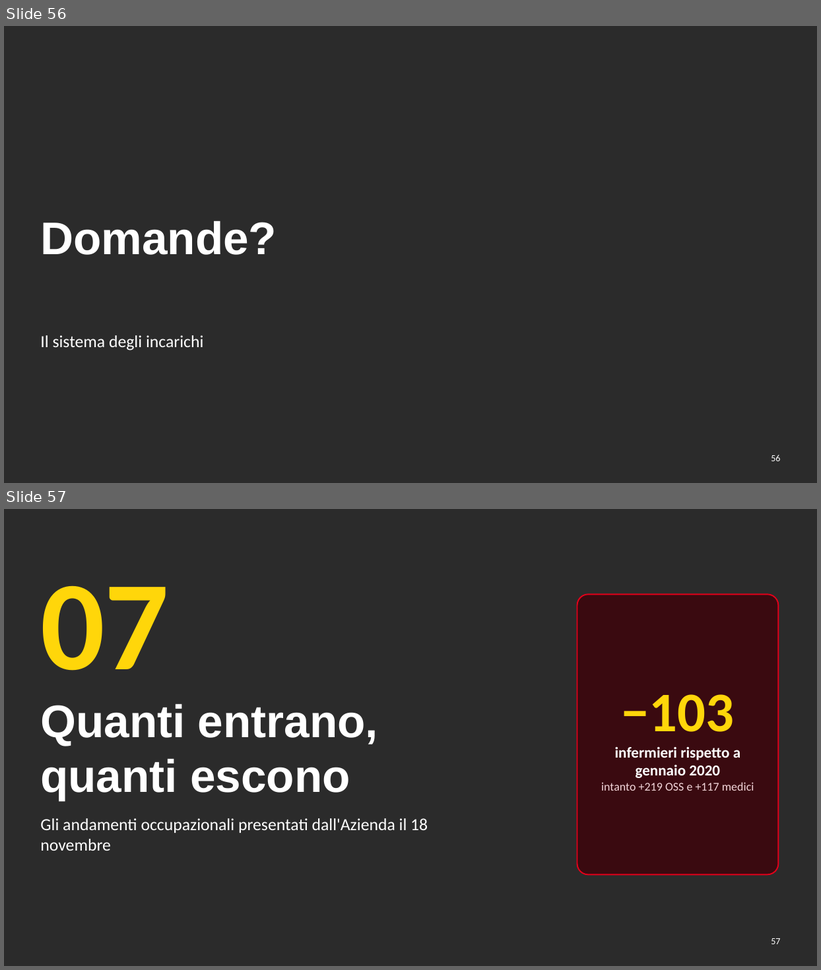
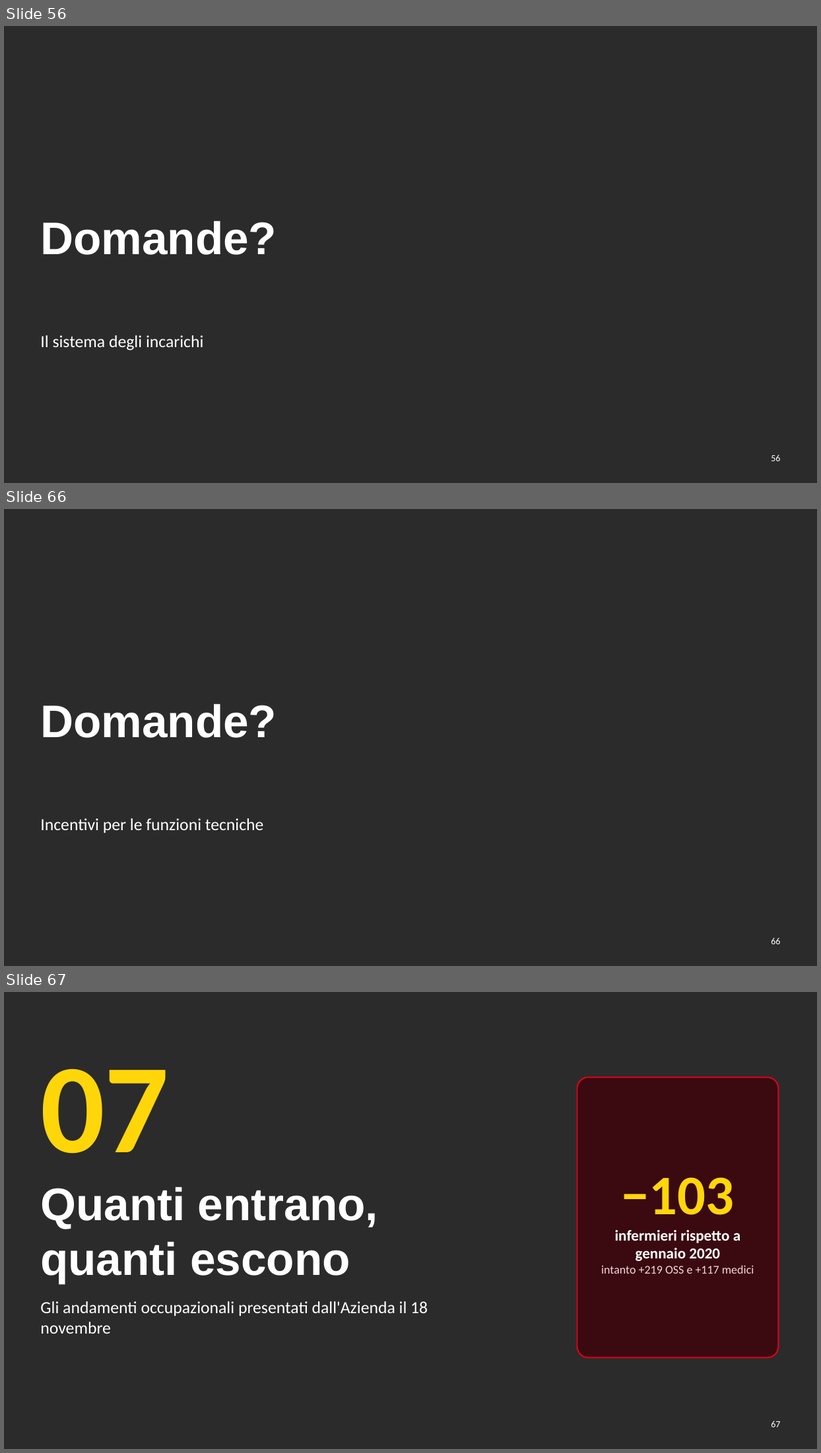
Before and after one commit to aki1806-droid/Prove, a slide deck: produzione/assemblea-2026-12-07/slide/assemblea-2026-12-07.pptx. Shown one above the other, each under a label of ours: slides 56 and 57 before the commit, slides 56, 66 and 67 after it; the slides between them are not shown. The pictures are 821x970 and 821x1453 pixels, drawn with LibreOffice and Linux fonts; fonts in the diff are those of the drawing; background and template pictures are left out; a plain dark background stands for a picture behind light text. Boxes give left, top, right and bottom in pixels: in the first picture for what was removed or moved away, otherwise in the second. Text is boxed around its words. In the diff, an @@ line names an element or a change of style, - is before the commit and + after.

```diff
--- a/produzione/assemblea-2026-12-07/slide/assemblea-2026-12-07.pptx
+++ b/produzione/assemblea-2026-12-07/slide/assemblea-2026-12-07.pptx
@@ slide 66 added at [4, 509, 817, 966], background picture (left out) @@
@@ title added at [40, 704, 277, 738], 54 pt, text #FFFFFF, bold @@
+Domande?
@@ text added at [40, 819, 264, 833], 20 pt, text #FFFFFF @@
+Incentivi per le funzioni tecniche
@@ page number added at [771, 938, 780, 945], 11 pt, text #FFFFFF @@
+66
@@ what was slide 57 is now slide 67 @@
@@ page number at [771, 1421, 780, 1428]: text changed @@
-57
+67
```
Also in this commit, not shown: 2 slides changed, 9 other slides added, 16 other files.
